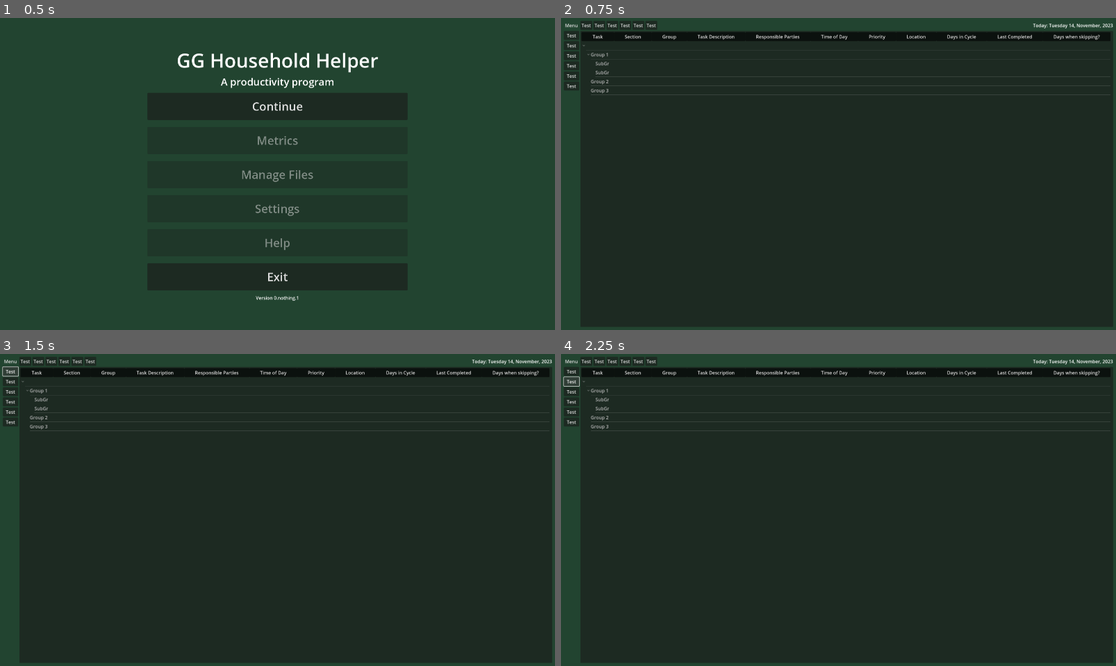
Above: before the commit, frames 1-4 (two rows, left to right).
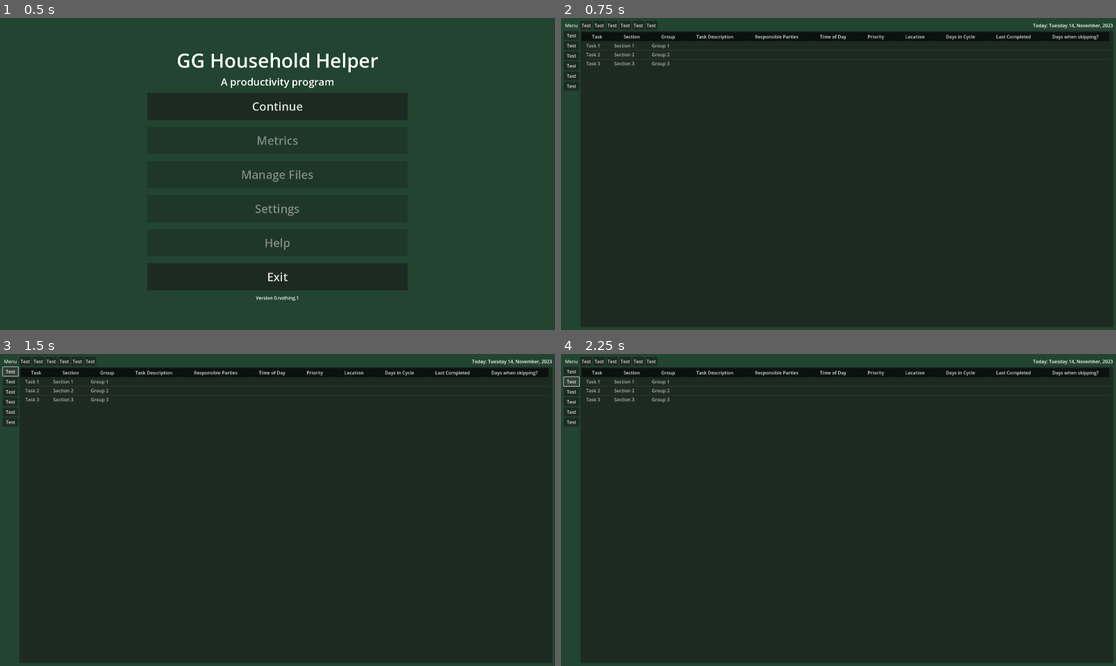
Above: after the commit, the same moments.

Repository: Phoenix-Greenleaf/GG-Household-Helper
Game: Godot game, scene res://scenes/screens/main_menu.tscn
The game is run twice, just before and just after one commit, with the same random seed, the same clock (stepped at 60 frames per second) and the same inputs.
Inputs:
- Up to frame 1 (0.5 s): no input
- Up to frame 2 (0.75 s): click "Continue" at 0.5 s
- Up to frame 3 (1.5 s): click "Test" at 1.25 s
- Up to frame 4 (2.25 s): click "Test" at 2 s

Frame 1 is identical in both runs. In frame 2, 1.4% of the frame differs, in the area x 3-99%, y 4-25%; in frame 3, 1.4%; in frame 4, 1.4%.

Commit message:
CSV Array tests successful
Had some fun errors to iron out, but now onto the real deal.

Diff:
--- a/data/data_global.gd
+++ b/data/data_global.gd
@@ -1,11 +1,11 @@
 extends Node
 
 enum Checkbox {
-	NOT_ASSIGNED,
-	ASSIGNED,
-	IN_PROGRESS,
-	COMPLETED,
-	EXPIRED,
+	INACTIVE, #blank
+	ACTIVE, #white
+	IN_PROGRESS, #faint color
+	COMPLETED, #full color
+	EXPIRED,  #black
 }
 
 enum Section {
@@ -47,3 +47,50 @@
 	HIGH_PRIORITY,
 	MAX_PRIORITY_OVERRIDE,
 }
+
+
+
+
+
+
+# Test Data
+
+
+var column_header: Array = [
+	"Task",
+	"Section",
+	"Group",
+	"Task Description",
+	"Responsible Parties",
+	"Time of Day",
+	"Priority",
+	"Location",
+	"Days in Cycle",
+	"Last Completed",
+	"Days when skipping?",
+]
+
+var task_one: Array = [
+	"Task 1",
+	"Section 1",
+	"Group 1",
+]
+
+var task_two: Array = [
+	"Task 2",
+	"Section 2",
+	"Group 2",
+]
+
+var task_three: Array = [
+	"Task 3",
+	"Section 3",
+	"Group 3",
+]
+
+var test_data_array: Array = [column_header, task_one, task_two, task_three]
+
+func print_test_array():
+	print("Test Data Array:")
+	for row in test_data_array.size():
+		print(test_data_array[row])
--- a/data/screens/table_tree.gd
+++ b/data/screens/table_tree.gd
@@ -15,17 +15,28 @@
 	"Days when skipping?",
 ]
 
+var Checkbox: Dictionary = DataGlobal.Checkbox
+var Section: Dictionary = DataGlobal.Section
+var Month: Dictionary = DataGlobal.Month
+var TimeOfDay: Dictionary = DataGlobal.TimeOfDay
+var Priority: Dictionary = DataGlobal.Priority
+
+
+
+
+
 # arrays for the number of checkboxes
 var month_header: Array
 var week_header: Array
 var day_header: Array
 
-var month_keys: Array = DataGlobal.Month.keys()
+var month_keys: Array = Month.keys()
 
 var active_color = Color(1, 1, 1)
 var complete_color = Color(0, 1, 0)
 
 var number_of_columns: int = column_header.size()
+var number_of_rows: int
 
 var sections: Dictionary
 var groups: Dictionary
@@ -43,7 +54,7 @@
 
 
 
-func create_new_blank_tree() -> void:
+func create_new_test_tree() -> void:
 #	var month_label: String = month_keys[month]
 #		month_label = month_label.capitalize()
 #	year_task_data = YearTaskData.new()
@@ -75,24 +86,6 @@
 #	print(subgroup_2.get_parent().get_text(0))
 
 	get_all_tree_items()
-
-	var human_tree_address: Array
-	for computer_address in tree_address:
-		human_tree_address.append(computer_address.get_text(0))
-	prints("Magic array:", human_tree_address)
-
-
-
-
-
-
-
-
-
-
-
-
-
 
 
 
@@ -112,6 +105,36 @@
 #	prints("Tree Item Count:", tree_item_count)
 
 
+func create_new_blank_tree():
+	set_table_headers()
+	number_of_rows = DataGlobal.test_data_array.size()
+	prints("Number of rows:", number_of_rows)
+	DataGlobal.print_test_array()
+	var sectioning_test = ["Section 1", "Section 2", "Section 3"]
+
+	var root: TreeItem = create_item()
+
+
+	for row in number_of_rows:
+		if row != 0:
+			var child: TreeItem = root.create_child()
+			var tree_row: int = 0
+			for column in DataGlobal.test_data_array[row].size():
+				child.set_text(column, DataGlobal.test_data_array[row][column])
+				tree_row += 1
+
+	pass
+
+
+
+
+
+
+
+
+
+
+
 
 func get_all_tree_items(target: TreeItem = get_root(), level: int = 1):
 
@@ -140,26 +163,26 @@
 
 
 # the old test blank
-func create_new_test_tree() -> void:
-	var item_one: TreeItem = create_item()
-	item_one.set_text(0, "Item One")
-	item_one.set_text(1, "One One")
-
-	var item_two: TreeItem = create_item(item_one)
-	item_two.set_text(0, "Item Two")
-	item_two.set_text(1, "Two Two")
-
-	var item_three: TreeItem = create_item()
-	item_three.set_text(2, "Threesies but also testing for spppppaaaaccccceee")
-
-	set_table_headers()
+#func create_new_test_tree() -> void:
+#	var item_one: TreeItem = create_item()
+#	item_one.set_text(0, "Item One")
+#	item_one.set_text(1, "One One")
+#
+#	var item_two: TreeItem = create_item(item_one)
+#	item_two.set_text(0, "Item Two")
+#	item_two.set_text(1, "Two Two")
+#
+#	var item_three: TreeItem = create_item()
+#	item_three.set_text(2, "Threesies but also testing for spppppaaaaccccceee")
+#
+#	set_table_headers()
 
 
 
 
 
 func set_table_headers() -> void:
-	print(number_of_columns)
+	prints("Columns:", number_of_columns)
 	self.columns = number_of_columns
 	var column: int = 0
 	for header in column_header:
@@ -178,6 +201,11 @@
 #		if N.get_child_count() > 0:
 #			get_all_children(N, _level + 1)
 
+func print_human_tree_address():
+	var human_tree_address: Array = []
+	for computer_address in tree_address:
+		human_tree_address.append(computer_address.get_text(0))
+	prints("Magic array:", human_tree_address)
 
 
 
--- a/scenes/screens/editor.tscn
+++ b/scenes/screens/editor.tscn
@@ -117,6 +117,7 @@
 size_flags_vertical = 3
 columns = 10
 column_titles_visible = true
+hide_root = true
 script = ExtResource("2_445hx")
 
 [connection signal="cell_selected" from="MainMargin/MainHBox/NonSideVBox/TableTree" to="MainMargin/MainHBox/NonSideVBox/TableTree" method="_on_cell_selected"]
--- a/scripts/screens/editor.gd
+++ b/scripts/screens/editor.gd
@@ -31,3 +31,8 @@
 			print("Save File Pressed")
 		2:
 			print("Change Logs Pressed")
+
+
+
+
+#func
